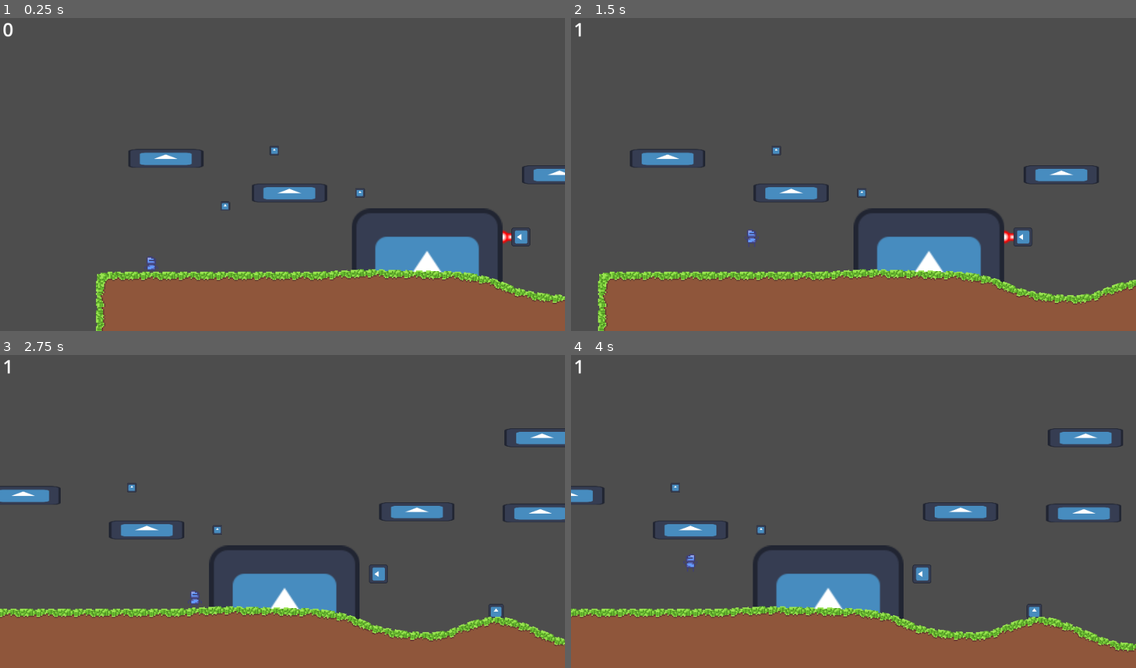
Above: before the commit, frames 1-4 (two rows, left to right).
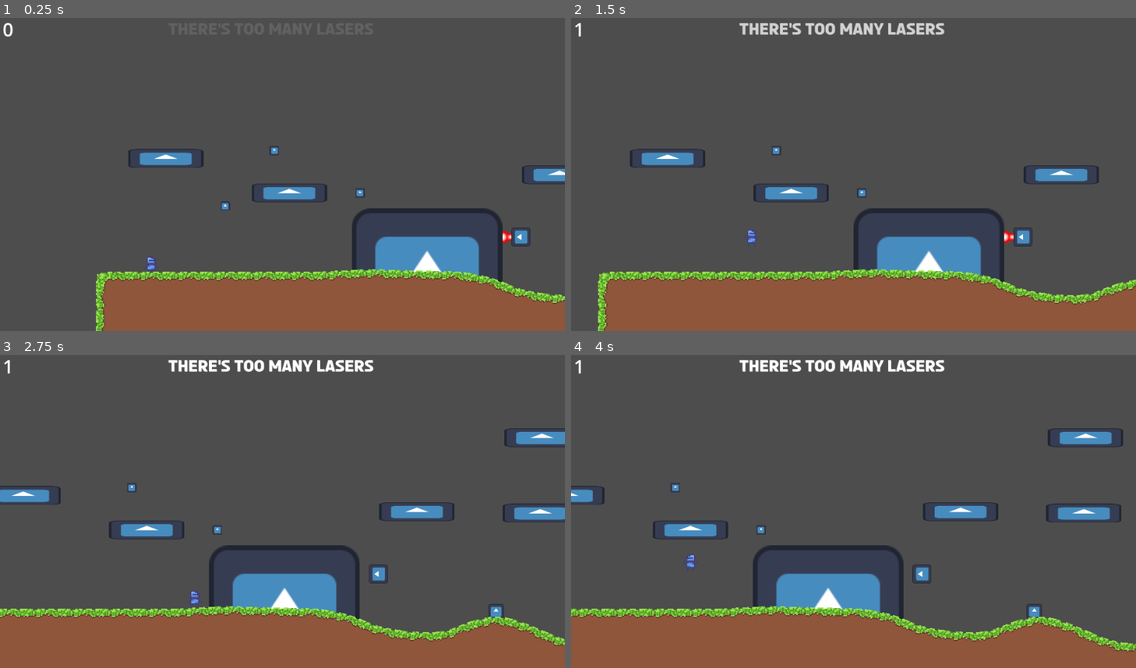
Above: after the commit, the same moments.

Repository: charliegregg/TriJamTTT
Game: Godot game, scene res://levels/level_1.tscn
Same seed, same stepped clock (60 frames per second), same inputs: the game is played once before the commit and once after it. The engine's default icon, where the game draws it, is replaced by a stand-in: a white triangle on a blue panel in a dark square.
Inputs (mouse positions are in pixels of both pictures, inside the frame that each line leads up to):
- Up to frame 1 (0.25 s): no input
- Up to frame 2 (1.5 s): tap Enter at 0.5 s; move the mouse to (977, 155) at 0.52 s; hold D (move_right) 0.53-1.25 s; hold Alt 0.53-1.25 s; click (977, 155) at 0.67 s; tap Space (move_jump) at 0.77 s; drag from (740, 187) to (881, 193) at 1.27 s
- Up to frame 3 (2.75 s): move the mouse to (339, 439) at 2.02 s; hold D (move_right) from 2.03 s (still down); hold Ctrl from 2.03 s (still down)
- Up to frame 4 (4 s): release D (move_right) at 2.75 s; release Ctrl at 2.75 s; drag from (825, 574) to (717, 520) at 2.77 s; move the mouse to (1023, 558) at 3.52 s; hold A (move_left) from 3.53 s (still down); hold Alt from 3.53 s (still down); tap Space (move_jump) at 3.77 s

The runs differ from the first frame. In frame 2, 0.9% of the frame differs, in the area x 29-67%, y 1-6%; in frame 3, 0.9%; in frame 4, 0.9%.

Commit message:
title card

Diff:
--- a/levels/level.tscn
+++ b/levels/level.tscn
@@ -15,6 +15,7 @@
 [ext_resource type="PackedScene" uid="uid://d1f31r6p2o64i" path="res://scenes/enemy.tscn" id="9_5yypo"]
 [ext_resource type="Script" path="res://addons/rmsmartshape/shapes/point_array.gd" id="9_7efqg"]
 [ext_resource type="PackedScene" uid="uid://txhwo0foi6vn" path="res://scenes/loading.tscn" id="11_25t6j"]
+[ext_resource type="PackedScene" uid="uid://4kkhhna4s7ut" path="res://scenes/title_card.tscn" id="12_3eao2"]
 [ext_resource type="PackedScene" path="res://scenes/break_platform.tscn" id="14_33j8w"]
 [ext_resource type="PackedScene" uid="uid://cdi24c03fch2a" path="res://scenes/semiplatform.tscn" id="15_wmo4j"]
 [ext_resource type="PackedScene" uid="uid://cqyec3w3k7i01" path="res://scenes/coin.tscn" id="17_d41dy"]
@@ -352,6 +353,14 @@
 grow_horizontal = 2
 grow_vertical = 2
 
+[node name="title_card" parent="CamAnch/Cam/Control" instance=ExtResource("12_3eao2")]
+layout_mode = 1
+offset_left = -305.0
+offset_top = -509.0
+offset_right = 186.0
+offset_bottom = -455.0
+level_name = "lasers"
+
 [node name="flag" parent="." instance=ExtResource("6_vgl56")]
 position = Vector2(12984, -1016)
 next_level = ExtResource("7_kwihp")
--- a/scenes/title_card.tscn
+++ b/scenes/title_card.tscn
@@ -1,7 +1,48 @@
-[gd_scene load_steps=2 format=3 uid="uid://4kkhhna4s7ut"]
+[gd_scene load_steps=6 format=3 uid="uid://4kkhhna4s7ut"]
+
+[ext_resource type="Script" path="res://scripts/title_card.gd" id="1_ert03"]
+[ext_resource type="FontFile" uid="uid://c8qomxm1q4yod" path="res://resources/AppleTea-z8R1a.ttf" id="1_mfiru"]
 
 [sub_resource type="LabelSettings" id="LabelSettings_td7jj"]
+font = ExtResource("1_mfiru")
+font_size = 50
+
+[sub_resource type="Animation" id="Animation_42vlm"]
+resource_name = "show"
+tracks/0/type = "value"
+tracks/0/imported = false
+tracks/0/enabled = true
+tracks/0/path = NodePath(".:modulate")
+tracks/0/interp = 1
+tracks/0/loop_wrap = true
+tracks/0/keys = {
+"times": PackedFloat32Array(0, 0.3, 0.8, 1),
+"transitions": PackedFloat32Array(1, 1, 1, 1),
+"update": 0,
+"values": [Color(1, 1, 1, 0), Color(1, 1, 1, 1), Color(1, 1, 1, 1), Color(1, 1, 1, 0)]
+}
+
+[sub_resource type="AnimationLibrary" id="AnimationLibrary_fe8bg"]
+_data = {
+"show": SubResource("Animation_42vlm")
+}
 
 [node name="title_card" type="Label"]
+modulate = Color(1, 1, 1, 0)
+anchors_preset = 5
+anchor_left = 0.5
+anchor_right = 0.5
+offset_left = -245.5
+offset_top = 50.0
+offset_right = 245.5
+offset_bottom = 104.0
+grow_horizontal = 2
 text = "There's too many"
 label_settings = SubResource("LabelSettings_td7jj")
+script = ExtResource("1_ert03")
+
+[node name="AnimationPlayer" type="AnimationPlayer" parent="."]
+speed_scale = 0.15
+libraries = {
+"": SubResource("AnimationLibrary_fe8bg")
+}
--- /dev/null
+++ b/scripts/title_card.gd
@@ -0,0 +1,7 @@
+extends Label
+
+@export var level_name:String
+# Called when the node enters the scene tree for the first time.
+func _ready():
+	text = "There's too many "+level_name
+	$AnimationPlayer.play("show")
Not shown: 1 places in levels/level.tscn that only renumber resources
